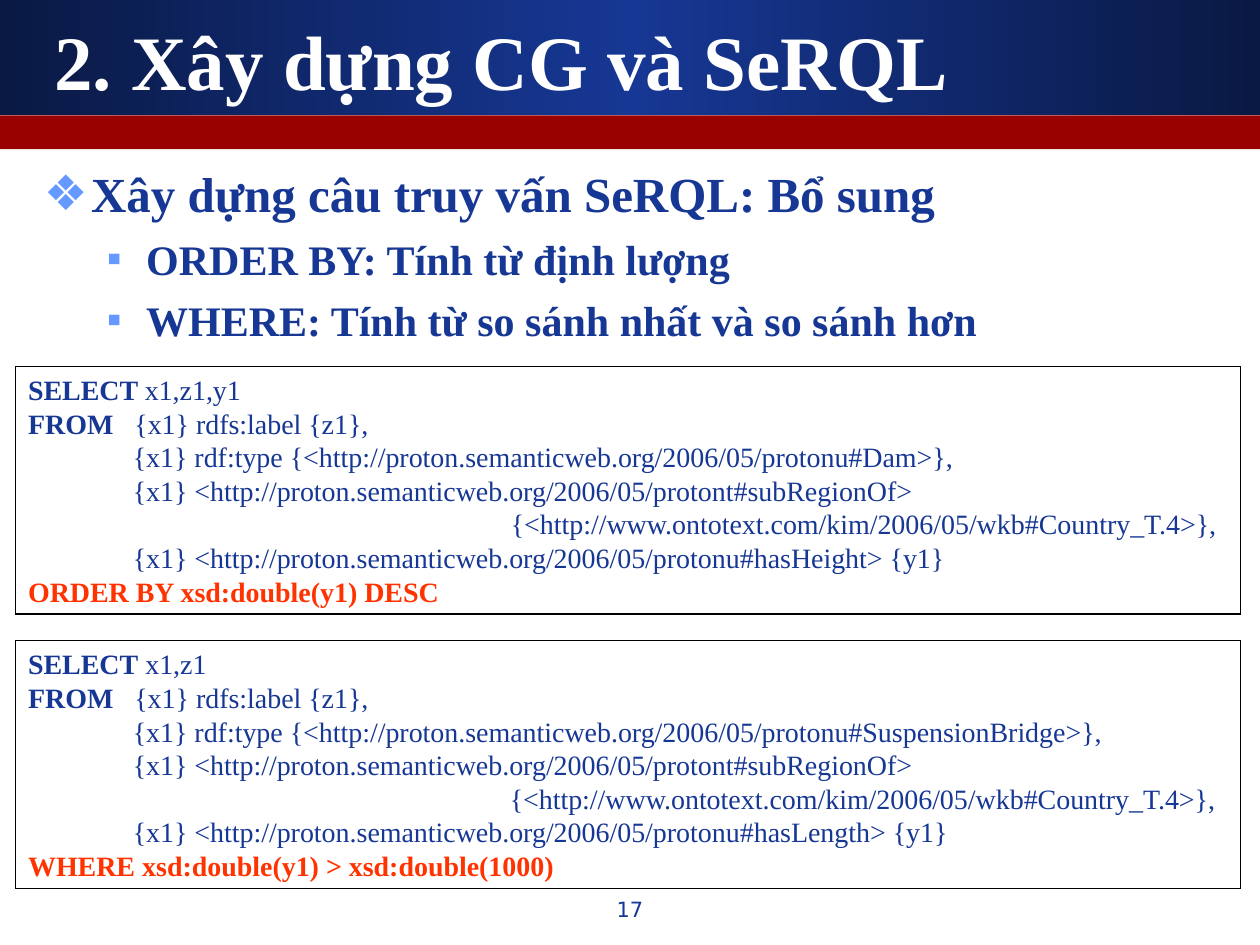
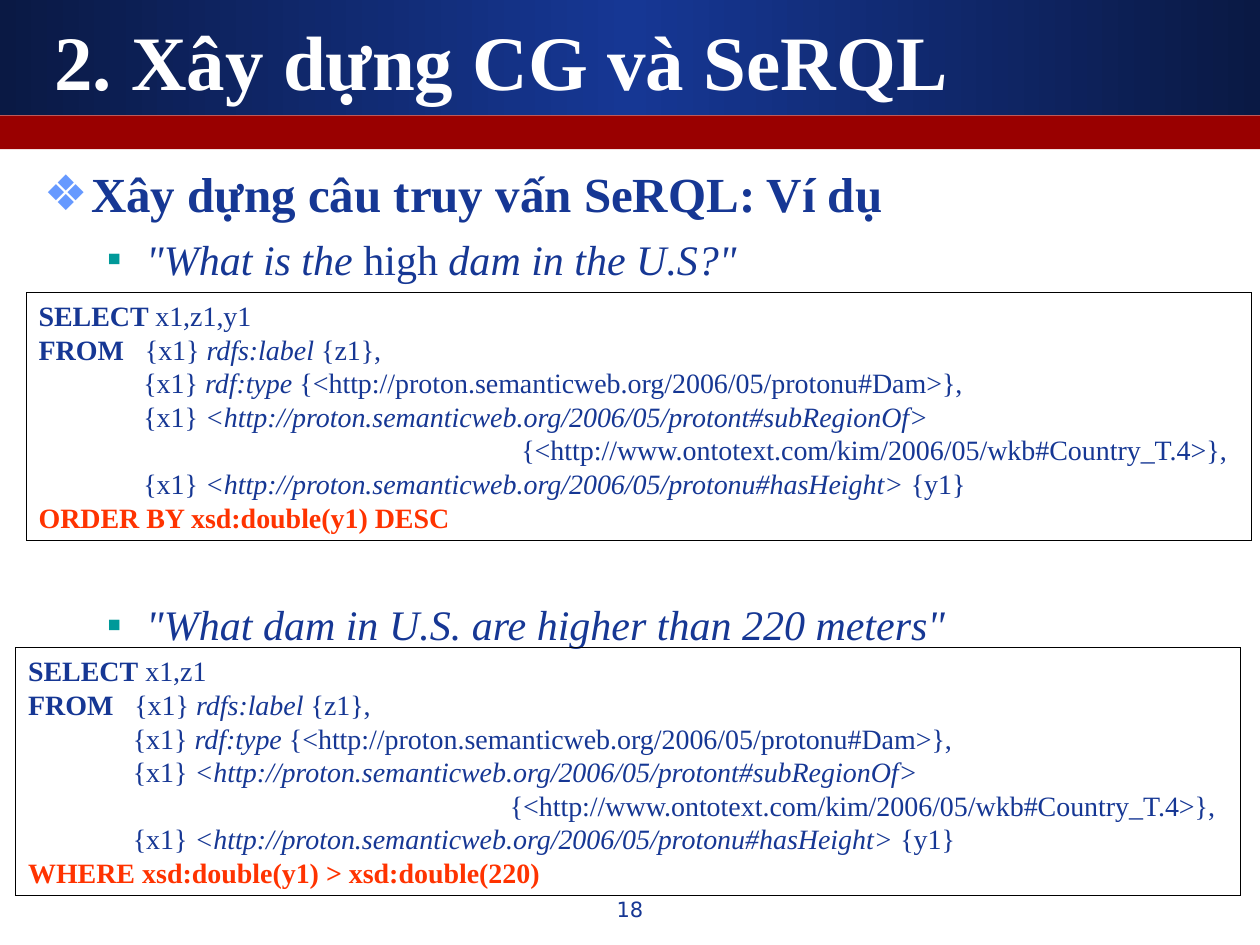
Before and after one commit to leaderwing/kt-kimres, a slide deck: slide 18 of note/[Thesis] Presentation.ppt (slide 17 before the commit). Drawn at 1260x945 pixels with LibreOffice and Linux fonts; fonts in the diff are those of the drawing. Boxes give left, top, right and bottom in pixels: in the first picture for what was removed or moved away, otherwise in the second. Text is boxed around its words. In the diff, an @@ line names an element or a change of style, - is before the commit and + after.

```diff
--- a/note/[Thesis] Presentation.ppt
+++ b/note/[Thesis] Presentation.ppt
@@ text at <box>91,176,946,649</box>: text changed; bold off; italic on @@
-❖ Xây dựng câu truy vấn SeRQL: Bổ sung
-  ▪ ORDER BY: Tính từ định lượng
-  ▪ WHERE: Tính từ so sánh nhất và so sánh hơn
+❖ Xây dựng câu truy vấn SeRQL: Ví dụ
+  ▪ "What is the high dam in the U.S?"
+  ▪ "What dam in U.S. are higher than 220 meters"
@@ rectangle "SELECT x1,z1,y1": place and size @@
-rectangle "SELECT x1,z1,y1" at <box>16,367,1241,615</box>
+rectangle "SELECT x1,z1,y1" at <box>26,292,1251,541</box>
@@ text in rectangle at <box>39,340,966,500</box>: italic on in "rdfs:label", "rdf:type", "<http://proton.semanticweb.org/2006/05/protont#subRegionOf>", "<http://proton.semanticweb.org/2006/05/protonu#hasHeight>" @@
@@ rectangle "SELECT x1,z1": place and size @@
-rectangle "SELECT x1,z1" at <box>16,640,1241,888</box>
+rectangle "SELECT x1,z1" at <box>16,648,1241,896</box>
@@ text in rectangle at <box>28,695,918,788</box>: italic on in "rdfs:label", "<http://proton.semanticweb.org/2006/05/protont#subRegionOf>" @@
@@ text in rectangle at <box>133,729,952,754</box>: text changed @@
-{x1} rdf:type {<http://proton.semanticweb.org/2006/05/protonu#SuspensionBridge>},
+{x1} rdf:type {<http://proton.semanticweb.org/2006/05/protonu#Dam>},
@@ text in rectangle at <box>28,829,955,889</box>: text changed; italic on @@
-{x1} <http://proton.semanticweb.org/2006/05/protonu#hasLength> {y1}
-WHERE xsd:double(y1) > xsd:double(1000)
+{x1} <http://proton.semanticweb.org/2006/05/protonu#hasHeight> {y1}
+WHERE xsd:double(y1) > xsd:double(220)
@@ page number at <box>617,901,644,918</box>: text changed @@
-17
+18
```
Also in this commit, not shown: 7 other slides changed, 1 slide added.
